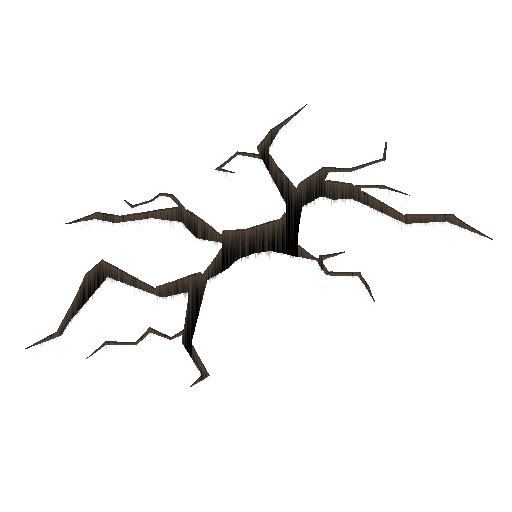
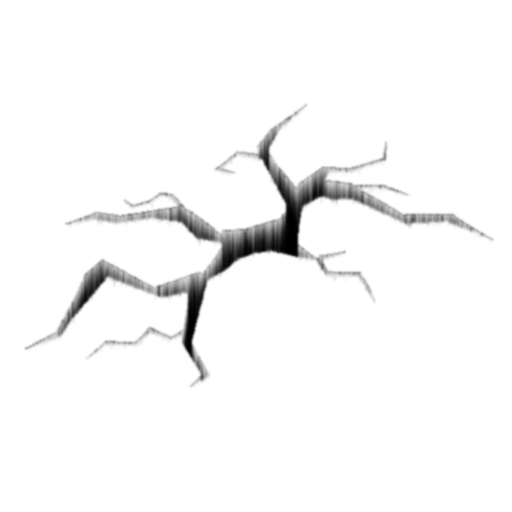
Layered file, before and after one edit (512x512). Changes by layer:
added layer "2" above "1" over [23, 102, 495, 389]
hid "Transformation" over [25, 104, 493, 387]
renamed "Copie de deep-core.png" to "base", hid it over [25, 104, 493, 387]
